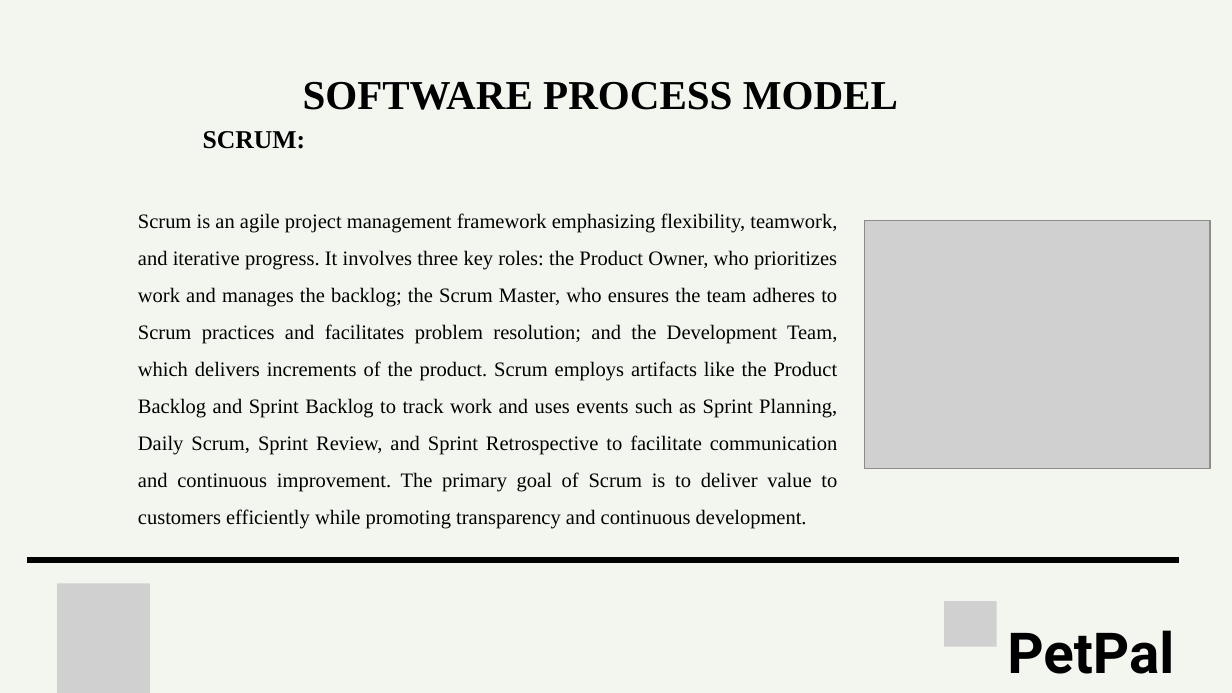
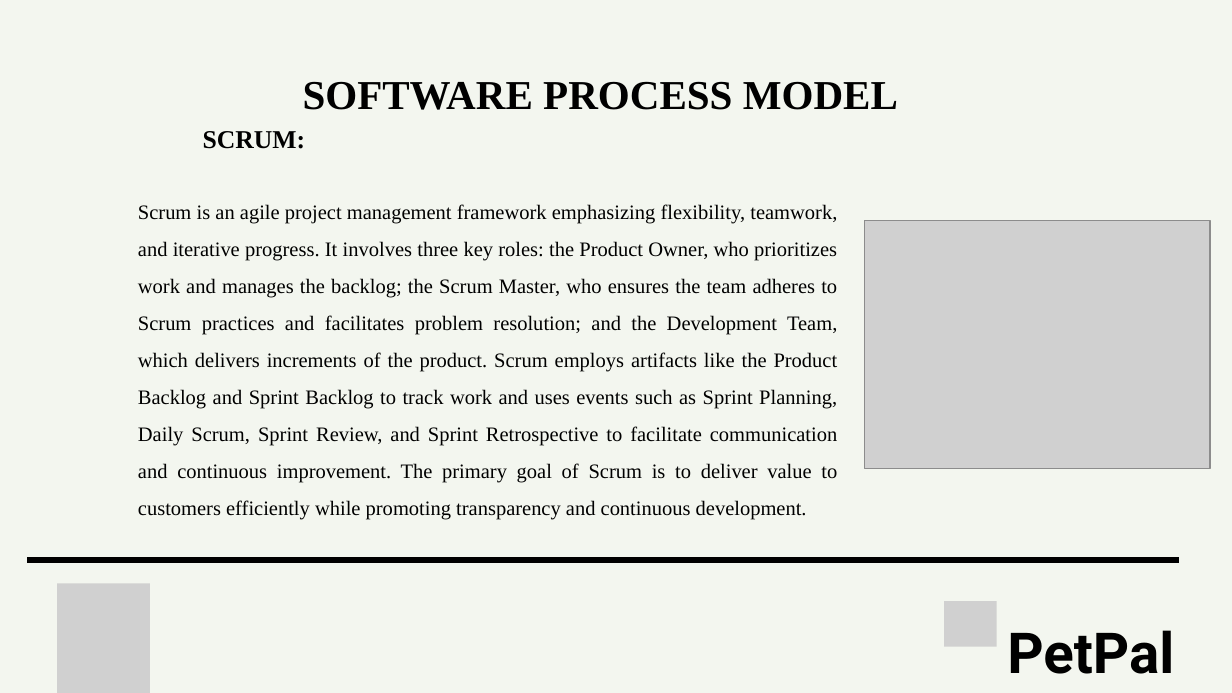
Before and after one commit to GustavoString/SE-216-Section-3-Group-6, a slide deck: slide 11 of Petpal Presentaion.pptx. Drawn at 1232x693 pixels with LibreOffice and Linux fonts; fonts in the diff are those of the drawing; grey boxes stand for pictures. Boxes give left, top, right and bottom in pixels: in the first picture for what was removed or moved away, otherwise in the second. Text is boxed around its words. In the diff, an @@ line names an element or a change of style, - is before the commit and + after.

```diff
--- a/Petpal Presentaion.pptx
+++ b/Petpal Presentaion.pptx
@@ text "Scrum is an agile project ..." moved from (x1=138, y1=213, x2=838, y2=529) to (x1=138, y1=204, x2=838, y2=520) @@
```
Also in this commit, not shown: 2 other slides changed.
